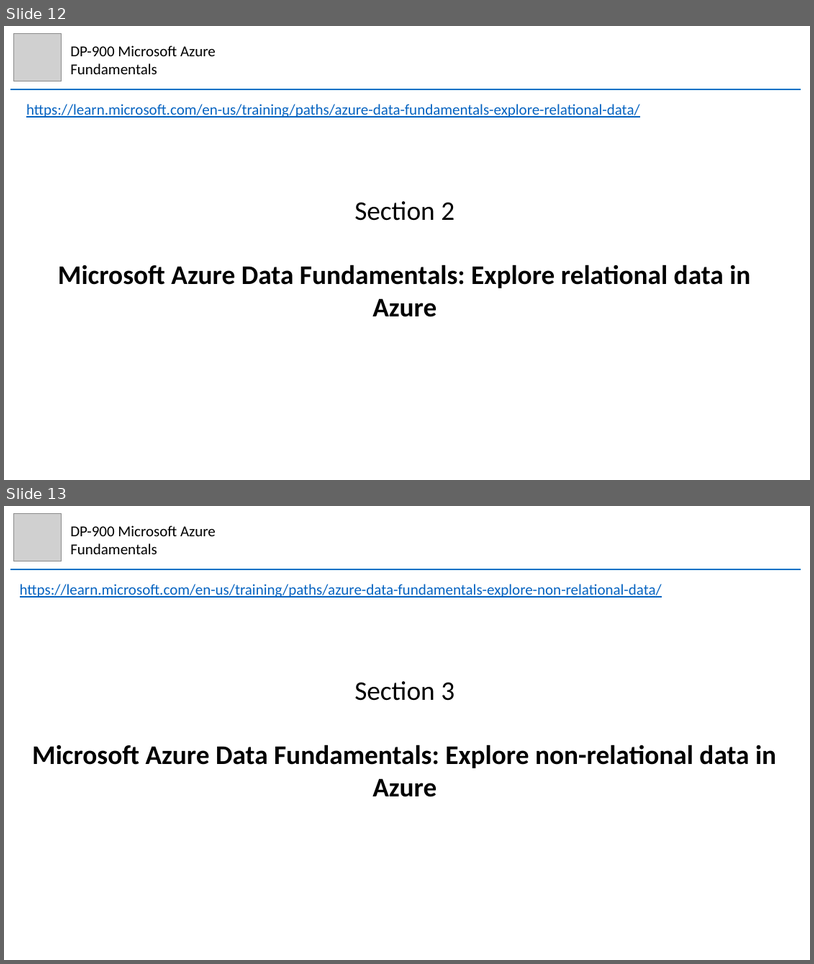
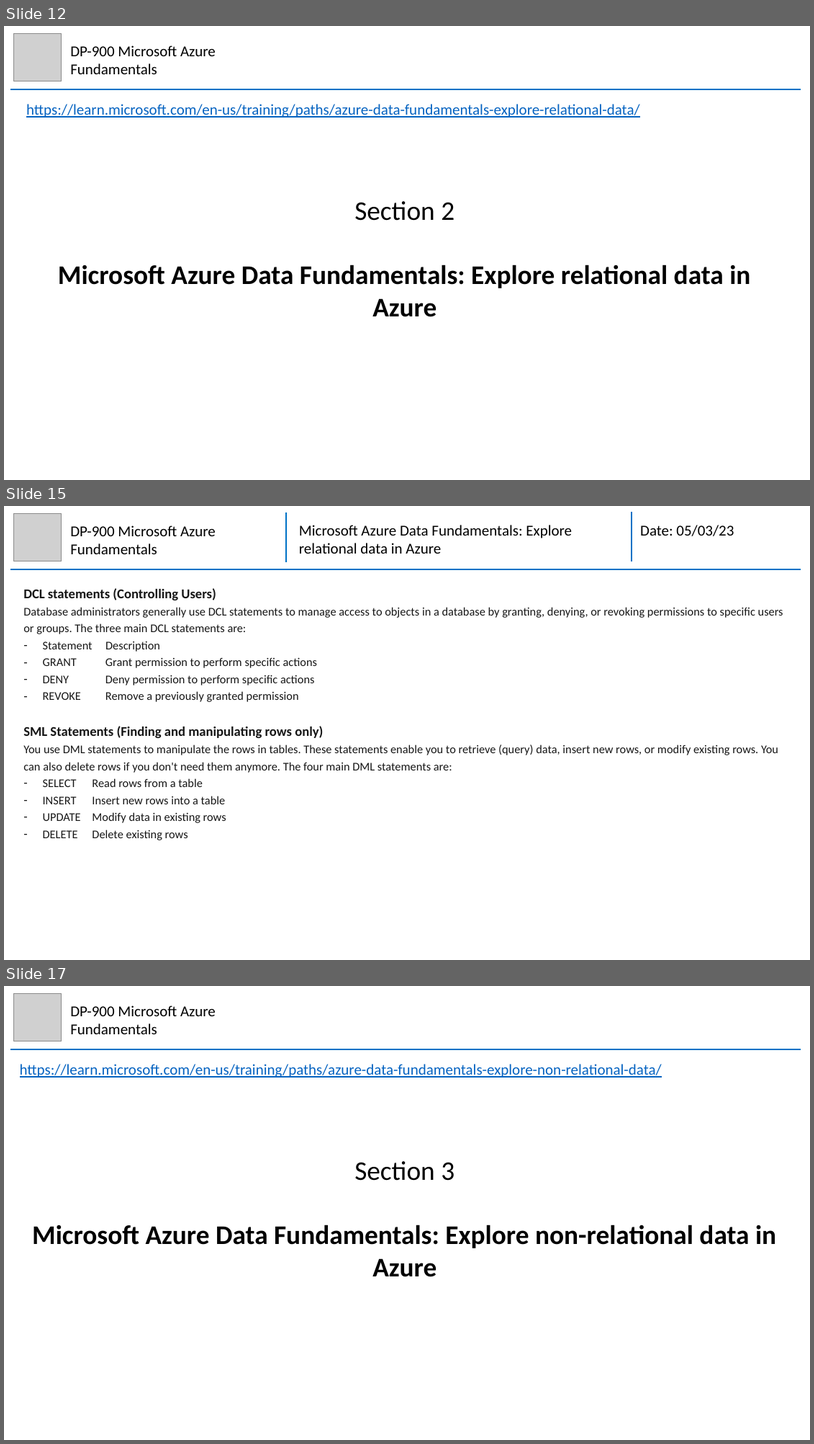
Before and after one commit to mhaythornthwaite/Testing_ML_Algorithms, a slide deck: Azure_DP-900_Fundamentals/MJH_DP-900_Azure_Fundamentals_Notes.pptx. Shown one above the other, each under a label of ours: slides 12 and 13 before the commit, slides 12, 15 and 17 after it; the slides between them are not shown. The pictures are 814x964 and 814x1444 pixels, drawn with LibreOffice and Linux fonts; fonts in the diff are those of the drawing; grey boxes stand for pictures. Boxes give left, top, right and bottom in pixels: in the first picture for what was removed or moved away, otherwise in the second. Text is boxed around its words. In the diff, an @@ line names an element or a change of style, - is before the commit and + after.

Commit message:
Azure DP900 Section 2 Module 1 First Half

```diff
--- a/Azure_DP-900_Fundamentals/MJH_DP-900_Azure_Fundamentals_Notes.pptx
+++ b/Azure_DP-900_Fundamentals/MJH_DP-900_Azure_Fundamentals_Notes.pptx
@@ slide 15 added at (x1=4, y1=506, x2=810, y2=960), background #FFFFFF @@
@@ picture added at (x1=13, y1=513, x2=62, y2=561) @@
@@ text added at (x1=70, y1=525, x2=216, y2=554), 18 pt, text #000000 @@
+DP-900 Microsoft Azure Fundamentals
@@ group added at (x1=10, y1=512, x2=801, y2=569): 3 lines, 2 texts @@
+Microsoft Azure Data Fundamentals: Explore relational data in Azure
+Date: 05/03/23
@@ text added at (x1=23, y1=588, x2=784, y2=840), 14 pt, text #161616 @@
+DCL statements (Controlling Users)
+Database administrators generally use DCL statements to manage access to objects in a database by granting, denying, or revoking permissions to specific users or groups. The three main DCL statements are:
+– Statement Description
+– GRANT Grant permission to perform specific actions
+– DENY Deny permission to perform specific actions
+– REVOKE Remove a previously granted permission
+SML Statements (Finding and manipulating rows only)
+You use DML statements to manipulate the rows in tables. These statements enable you to retrieve (query) data, insert new rows, or modify existing rows. You can also delete rows if you don't need them anymore. The four main DML statements are:
+– SELECT Read rows from a table
+– INSERT Insert new rows into a table
+– UPDATE Modify data in existing rows
+– DELETE Delete existing rows
@@ what was slide 13 is now slide 17 @@
```
Also in this commit, not shown: 3 other slides added.
